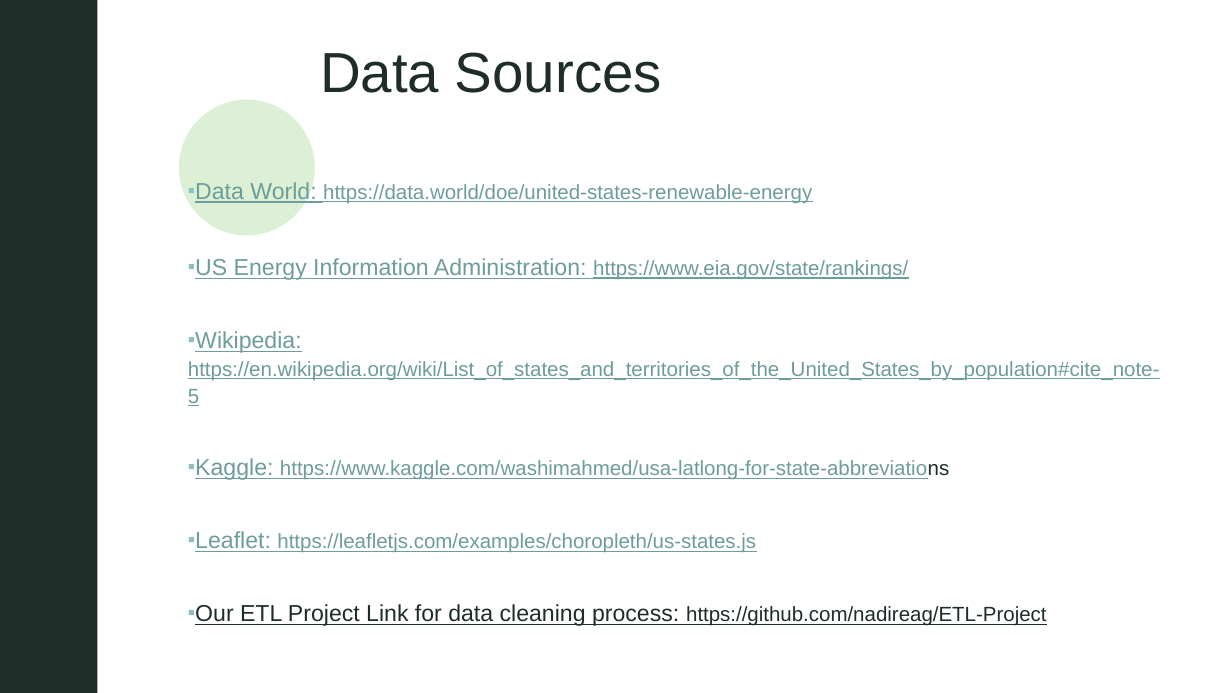
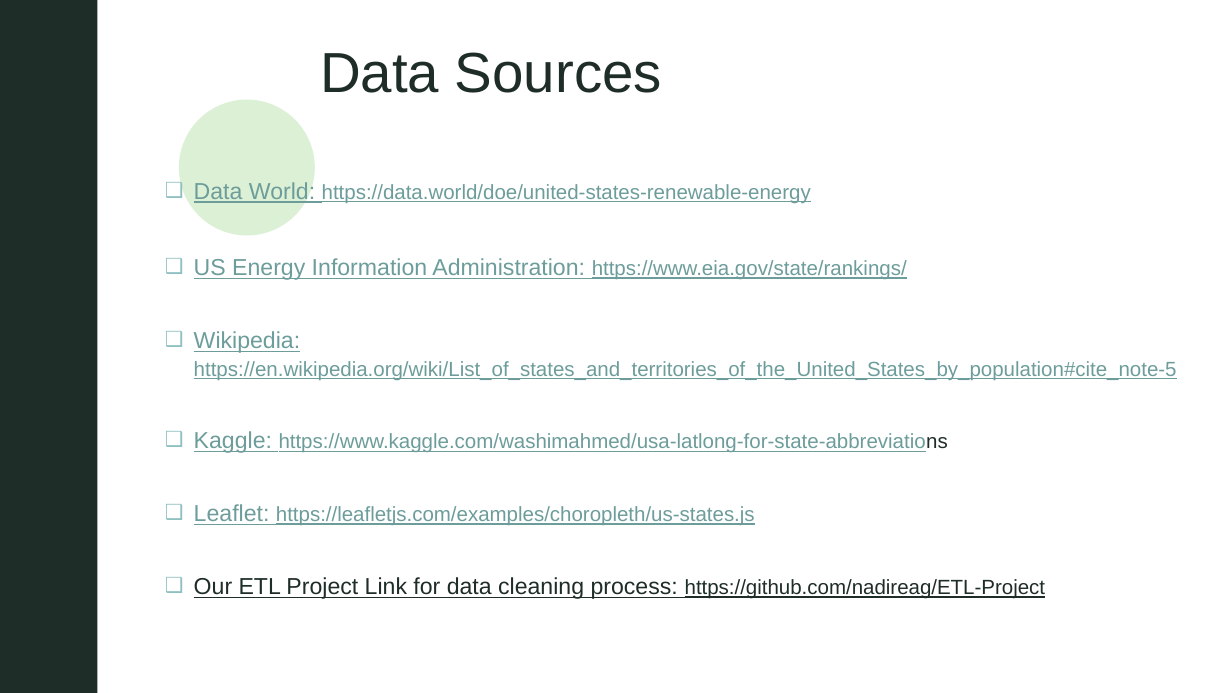
Before and after one commit to nadireag/Green-Energy, a slide deck: slide 2 of Green Energy Presentation.pptx. Drawn at 1232x693 pixels with LibreOffice and Linux fonts; fonts in the diff are those of the drawing; grey boxes stand for pictures; background and template pictures are left out. Boxes give left, top, right and bottom in pixels: in the first picture for what was removed or moved away, otherwise in the second. Text is boxed around its words. In the diff, an @@ line names an element or a change of style, - is before the commit and + after.

```diff
--- a/Green Energy Presentation.pptx
+++ b/Green Energy Presentation.pptx
@@ text "Data World: https://data.world/doe/united-states-renewable-e ..." at (194,180,1177,599): bullet ▪ to ❑ @@
```
Also in this commit, not shown: 3 other slides changed, 1 slide added, 2 other files.
